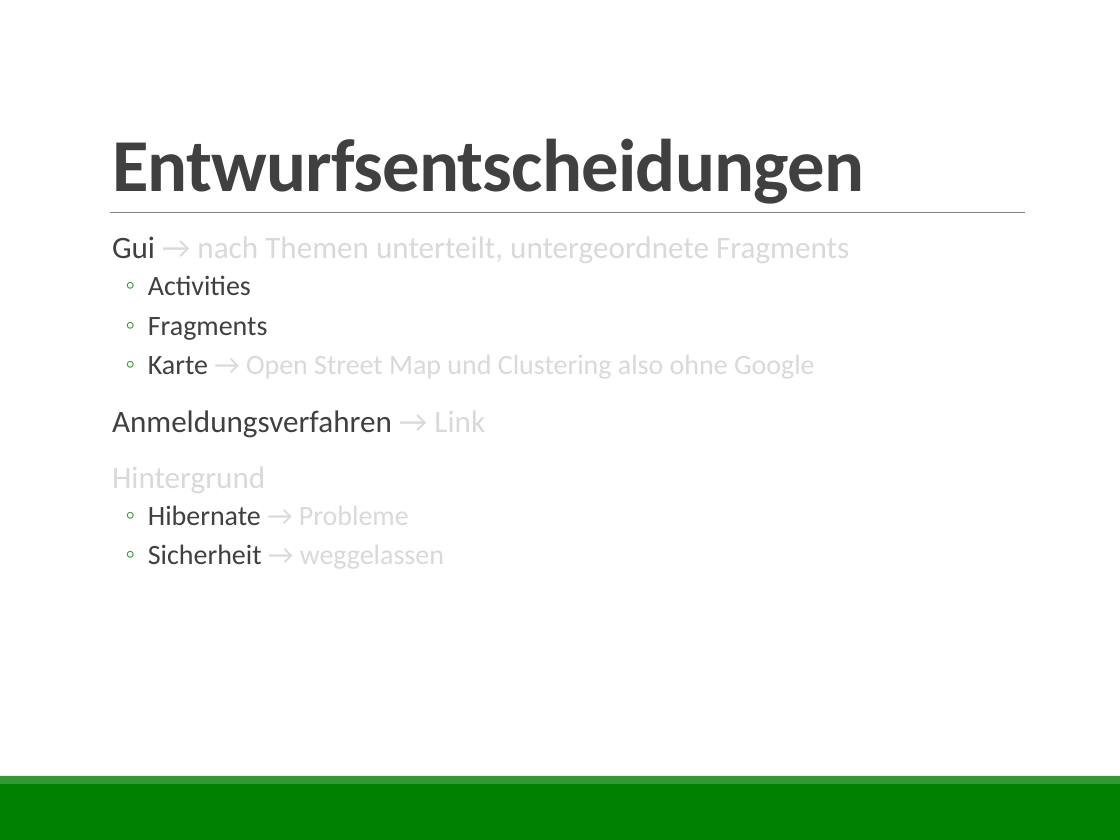
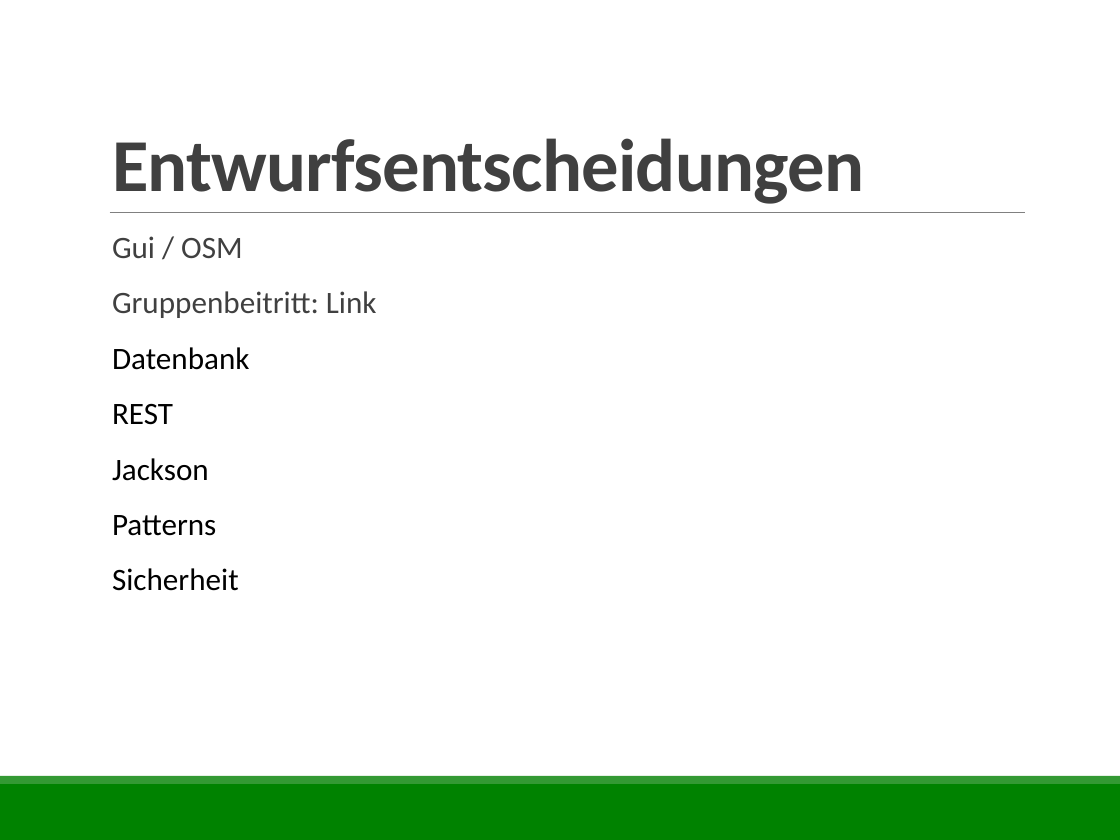
Before and after one commit to rethesa/pse-android-go-server, a slide deck: slide 7 of Abschlusspräsentation/Abschlusspräsentation.pptx. Drawn at 1120x840 pixels with LibreOffice and Linux fonts; fonts in the diff are those of the drawing. Boxes give left, top, right and bottom in pixels: in the first picture for what was removed or moved away, otherwise in the second. Text is boxed around its words. In the diff, an @@ line names an element or a change of style, - is before the commit and + after.

Commit message:
fixed presentation

```diff
--- a/Abschlusspräsentation/Abschlusspräsentation.pptx
+++ b/Abschlusspräsentation/Abschlusspräsentation.pptx
@@ text at [112,236,377,591]: text changed; size 18 to 20 pt; text colour #D9D9D9 to #000000 @@
-  Gui → nach Themen unterteilt, untergeordnete Fragments
-  ◦ Activities
-  ◦ Fragments
-  ◦ Karte → Open Street Map und Clustering also ohne Google
-  Anmeldungsverfahren → Link
-  Hintergrund
-  ◦ Hibernate → Probleme
-  ◦ Sicherheit → weggelassen
+  Gui / OSM
+  Gruppenbeitritt: Link
+  Datenbank
+  REST
+  Jackson
+  Patterns
+  Sicherheit
```
Also in this commit, not shown: 1 other slide changed.
